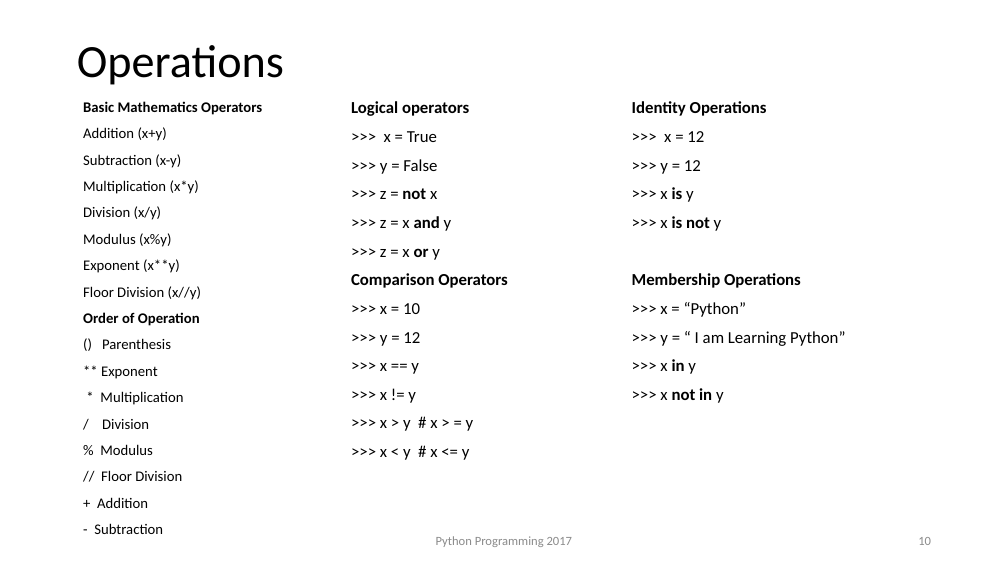
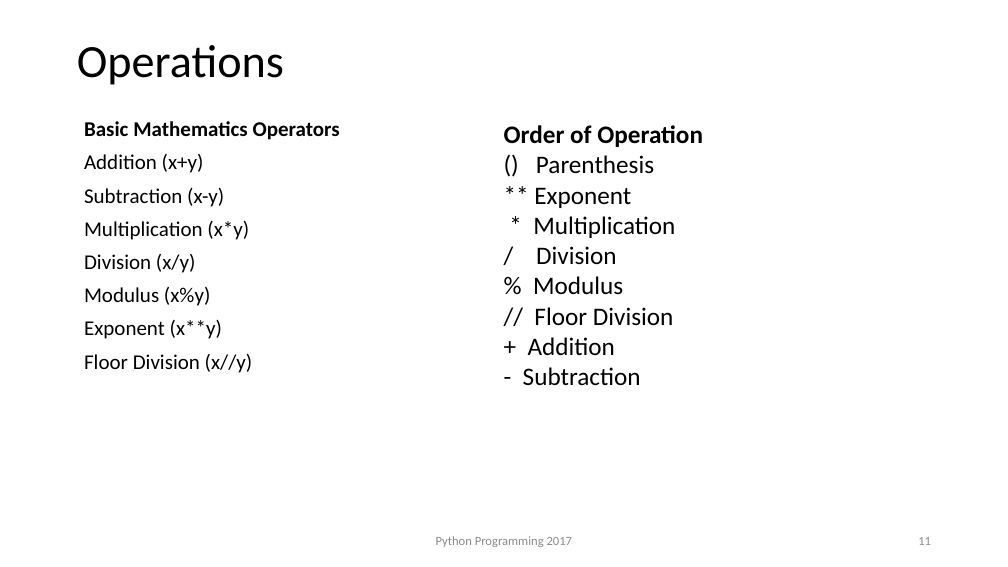
Before and after one commit to anishchapagain/AnishPython, a slide deck: slide 11 of python_notes.pptx (slide 10 before the commit). Drawn at 1008x567 pixels with LibreOffice and Linux fonts; fonts in the diff are those of the drawing; background and template pictures are left out. Boxes give left, top, right and bottom in pixels: in the first picture for what was removed or moved away, otherwise in the second. Text is boxed around its words. In the diff, an @@ line names an element or a change of style, - is before the commit and + after.

```diff
--- a/python_notes.pptx
+++ b/python_notes.pptx
@@ text "Basic Mathematics Operators": place and size @@
-text "Basic Mathematics Operators" at bbox=[83, 101, 262, 534]
+text "Basic Mathematics Operators" at bbox=[84, 121, 340, 373]
@@ text "Basic Mathematics Operators" at bbox=[84, 121, 340, 373]: size 14 to 20 pt @@
@@ text removed at bbox=[351, 101, 508, 460] @@
-Logical operators
->>> x = True
->>> y = False
->>> z = not x
->>> z = x and y
->>> z = x or y
-Comparison Operators
->>> x = 10
->>> y = 12
->>> x == y
->>> x != y
->>> x > y # x > = y
->>> x < y # x <= y
@@ text removed at bbox=[632, 101, 845, 403] @@
-Identity Operations
->>> x = 12
->>> y = 12
->>> x is y
->>> x is not y
-Membership Operations
->>> x = “Python”
->>> y = “ I am Learning Python”
->>> x in y
->>> x not in y
@@ text added at bbox=[504, 125, 703, 385], 24 pt, text #000000 @@
+Order of Operation
+() Parenthesis
+** Exponent
+* Multiplication
+/ Division
+% Modulus
+// Floor Division
++ Addition
+- Subtraction
@@ text at bbox=[83, 312, 200, 534]: paragraphs removed @@
-Order of Operation
-() Parenthesis
-** Exponent
-* Multiplication
-/ Division
-% Modulus
-// Floor Division
-+ Addition
-- Subtraction
@@ page number at bbox=[918, 537, 931, 545]: text changed @@
-10
+11
```
Also in this commit, not shown: 8 other slides changed, 10 slides added, 1 slide removed.
